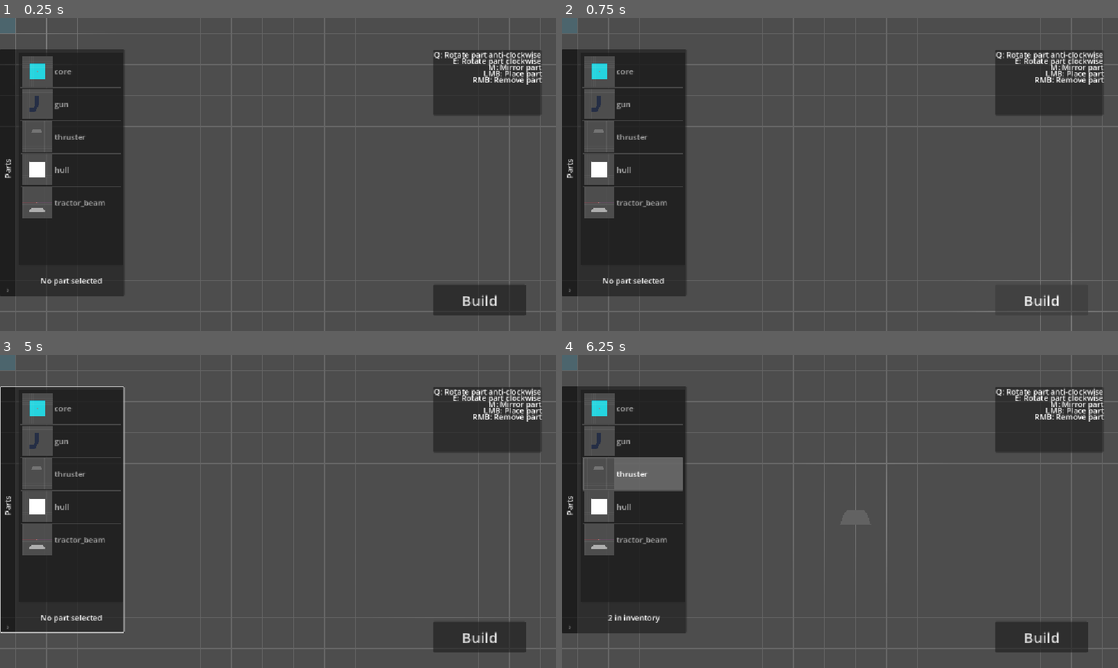
Above: before the commit, frames 1-4 (two rows, left to right).
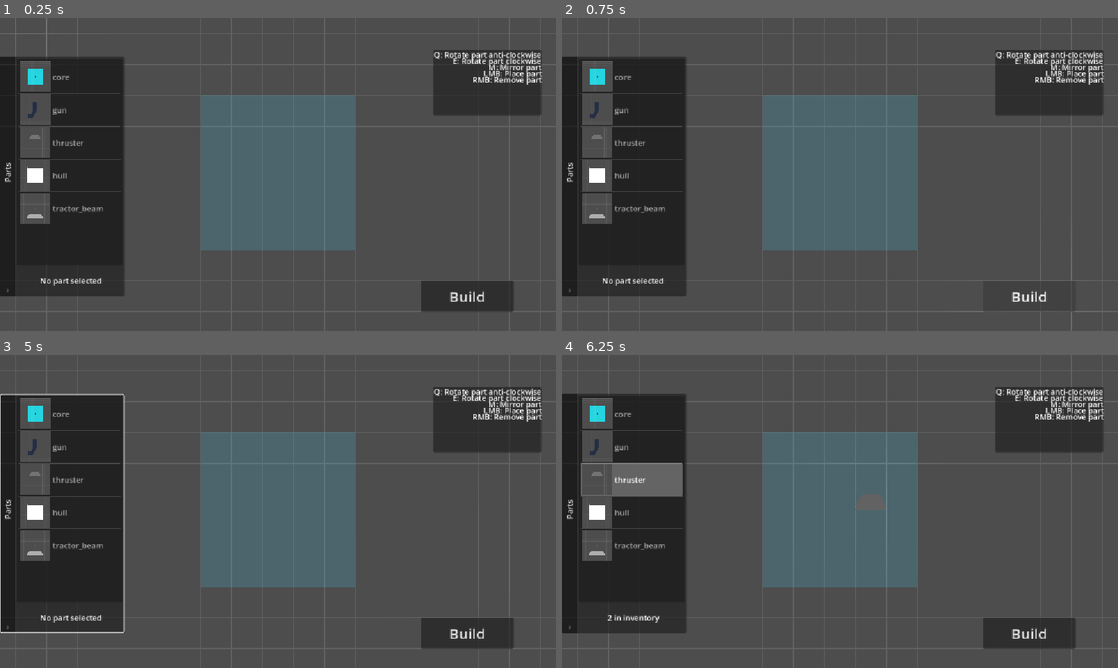
Above: after the commit, the same moments.

Repository: Taydo629/RogueSpace
Game: Godot game, scene res://scenes/ship_building_ui.tscn
Same seed, same stepped clock (60 frames per second), same inputs: the game is played once before the commit and once after it. This scene is started directly instead of the project's main scene.
Inputs (mouse positions are in pixels of both pictures, inside the frame that each line leads up to):
- Up to frame 1 (0.25 s): no input
- Up to frame 2 (0.75 s): click "Build" at 0.5 s
- Up to frame 3 (5 s): tap Enter at 1.25, 2.75, 4.25 s; move the mouse to (400, 495) at 1.27 s; hold Space (thrust) 1.28-2.03 s; hold E (e) 1.28-2.03 s; click (400, 495) at 1.42 s; move the mouse to (166, 527) at 2.02 s; tap E (e) at 2.1, 3.05, 3.8 s; click (166, 527) at 2.17 s; move the mouse to (333, 442) at 2.77 s; press the mouse at (333, 442) at 2.78 s; hold Space (thrust) 2.78-4.28 s; move the mouse to (250, 574) at 3.52 s; release the mouse at (250, 574) at 3.53 s; right-click (250, 574) at 3.6 s; click (250, 574) at 3.67 s; move the mouse to (444, 558) at 4.27 s; hold E (e) from 4.28 s (still down); click (444, 558) at 4.42 s; tap Tab (inventory) at 4.9 s
- Up to frame 4 (6.25 s): move the mouse to (673, 464) at 5.02 s; release E (e) at 5.03 s; tap E (e) at 5.1, 6.05 s; click (673, 464) at 5.17 s; tap Space (thrust) at 5.75 s; move the mouse to (867, 511) at 5.77 s; press the mouse at (867, 511) at 5.78 s

The runs differ from the first frame. In frame 1, 17% of the frame differs, in the area x 0-95%, y 0-95%; in frame 2, 16%; in frame 3, 17%; in frame 4, 17%.

Commit message:
part way through implementing statemachine

Diff:
--- a/scenes/main_game.tscn
+++ b/scenes/main_game.tscn
@@ -1,11 +1,9 @@
 [gd_scene format=3 uid="uid://g7i7nqney7q"]
 
 [ext_resource type="Script" uid="uid://dlqbmcwkrm6rx" path="res://scripts/main_game.gd" id="1_d2op2"]
-[ext_resource type="PackedScene" uid="uid://c8hlhmo4ds1i4" path="res://scenes/start_menu_ui.tscn" id="2_0rdsr"]
 [ext_resource type="PackedScene" uid="uid://c0nva578wdvmu" path="res://scenes/intro_guide.tscn" id="2_5cypo"]
-[ext_resource type="PackedScene" uid="uid://b87n71feakgwy" path="res://scenes/pause_menu_layer.tscn" id="3_ipu61"]
-[ext_resource type="PackedScene" uid="uid://bvlc506pxikp8" path="res://scenes/ship_building_layer.tscn" id="4_nqdth"]
-[ext_resource type="PackedScene" uid="uid://ds8t7yfbj4qfp" path="res://scenes/station_ui_layer.tscn" id="7_2l77h"]
+[ext_resource type="Script" uid="uid://car1u56qv04q6" path="res://scripts/state_machine.gd" id="4_5cypo"]
+[ext_resource type="Script" uid="uid://fs53e73vr78y" path="res://scripts/main_ui_layer.gd" id="4_o6v7o"]
 [ext_resource type="PackedScene" uid="uid://dyxopugemdibc" path="res://scenes/level_gen_component.tscn" id="7_nqdth"]
 [ext_resource type="PackedScene" uid="uid://tqn70usw28ix" path="res://scenes/player.tscn" id="8_70vka"]
 [ext_resource type="Texture2D" uid="uid://7311c1hg8dft" path="res://assets/Space-Background-Image-2-1024x682.jpg" id="13_wjob3"]
@@ -25,21 +23,13 @@
 offset_bottom = 8184.0
 theme_override_styles/panel = SubResource("StyleBoxTexture_8xp80")
 
-[node name="IntroGuide" parent="." unique_id=853896309 instance=ExtResource("2_5cypo")]
-visible = false
+[node name="MainUILayer" type="CanvasLayer" parent="." unique_id=1008782413]
+script = ExtResource("4_o6v7o")
 
-[node name="StartMenuLayer" parent="." unique_id=1867863094 instance=ExtResource("2_0rdsr")]
+[node name="UIStateMachine" type="Node" parent="MainUILayer" unique_id=315885142]
+script = ExtResource("4_5cypo")
 
-[node name="PauseMenuLayer" parent="." unique_id=964519202 instance=ExtResource("3_ipu61")]
-process_mode = 2
-visible = false
-
-[node name="ShipBuildingLayer" parent="." unique_id=109807577 instance=ExtResource("4_nqdth")]
-process_mode = 4
-visible = false
-
-[node name="StationUILayer" parent="." unique_id=1766307865 instance=ExtResource("7_2l77h")]
-process_mode = 4
+[node name="IntroGuide" parent="MainUILayer" unique_id=853896309 instance=ExtResource("2_5cypo")]
 visible = false
 
 [node name="LevelGenComponent" parent="." unique_id=1697448056 instance=ExtResource("7_nqdth")]
--- a/scenes/ship_building_ui.tscn
+++ b/scenes/ship_building_ui.tscn
@@ -1,29 +1,30 @@
 [gd_scene format=3 uid="uid://blofhoxjvbs5y"]
 
-[ext_resource type="Script" uid="uid://ce74wyeeg0ext" path="res://scripts/ship_building_layer.gd" id="1_bkqmw"]
+[ext_resource type="Script" uid="uid://c0d2hed1gmp4k" path="res://scripts/ship_building_ui.gd" id="1_ps2en"]
 [ext_resource type="Shader" uid="uid://cvvodjxutsgje" path="res://shaders/ship_building_ui.gdshader" id="2_ps2en"]
 
 [sub_resource type="ShaderMaterial" id="ShaderMaterial_n1a5j"]
 shader = ExtResource("2_ps2en")
 shader_parameter/grid_size = 64.0000029925
 shader_parameter/line_width = 1.0
-shader_parameter/line_default_a = 0.250000011875
+shader_parameter/line_default_a = 0.2000000095
 shader_parameter/circle_size = 200.0000094525
 shader_parameter/mouse_pos = Vector2(63.265, 32.475)
 
-[node name="ShipBuildingLayer" type="Control" unique_id=542883084]
+[node name="ShipBuildingUI" type="Control" unique_id=542883084]
+process_mode = 3
 layout_mode = 3
-anchors_preset = 0
-script = ExtResource("1_bkqmw")
+anchor_right = 1.0
+anchor_bottom = 1.0
+script = ExtResource("1_ps2en")
 
 [node name="TextureRect" type="ColorRect" parent="." unique_id=2099780365]
 z_index = -3
 material = SubResource("ShaderMaterial_n1a5j")
 layout_mode = 1
 anchors_preset = -1
-offset_left = -1.0
-offset_right = 1153.0
-offset_bottom = 647.0
+anchor_right = 1.0
+anchor_bottom = 1.0
 grow_horizontal = 2
 grow_vertical = 2
 pivot_offset = Vector2(575, 324)
@@ -31,18 +32,25 @@
 
 [node name="Panel" type="Panel" parent="." unique_id=343043088]
 layout_mode = 1
+anchors_preset = -1
+anchor_right = 1.0
+anchor_bottom = 1.0
 offset_left = 898.0
 offset_top = 66.0
-offset_right = 1122.0
-offset_bottom = 202.0
+offset_right = -30.0
+offset_bottom = -446.0
 
 [node name="KeyHelp" type="Label" parent="Panel" unique_id=1387154647]
 layout_mode = 1
 anchors_preset = -1
-anchor_right = 1.0
-anchor_bottom = 1.0
-offset_top = -2.0
-offset_bottom = -2.0
+anchor_left = -3.9370003
+anchor_top = -0.485
+anchor_right = 1.205
+anchor_bottom = 4.2790003
+offset_left = 881.88806
+offset_top = 63.96
+offset_right = -45.920013
+offset_bottom = -447.94403
 grow_horizontal = 0
 theme_override_constants/line_spacing = -10
 text = "Q: Rotate part anti-clockwise
@@ -54,17 +62,21 @@
 
 [node name="ShipBuildingUI" type="Control" parent="." unique_id=1932583675]
 layout_mode = 1
-anchors_preset = 15
 anchor_right = 1.0
 anchor_bottom = 1.0
 grow_horizontal = 2
 grow_vertical = 2
 
 [node name="FoldableContainer" type="FoldableContainer" parent="ShipBuildingUI" unique_id=1146177033]
-layout_mode = 0
+layout_mode = 1
+anchors_preset = -1
+anchor_right = 1.0
+anchor_bottom = 1.0
 offset_top = 576.0
-offset_right = 512.0
-offset_bottom = 834.0
+offset_right = -656.0
+offset_bottom = 186.0
+grow_horizontal = 2
+grow_vertical = 2
 rotation = -1.5707964
 title = "Parts"
 title_alignment = 1
@@ -74,13 +86,14 @@
 
 [node name="ItemList" type="ItemList" parent="ShipBuildingUI/FoldableContainer/Control" unique_id=1903116467]
 layout_mode = 1
-anchors_preset = 15
+anchors_preset = -1
+anchor_left = 0.123
 anchor_right = 1.0
-anchor_bottom = 1.0
-offset_left = 500.0
-offset_top = 4.000022
-offset_right = 212.0
-offset_bottom = 225.00003
+anchor_bottom = 1.0090001
+offset_left = 427.976
+offset_top = 2.1457672e-05
+offset_right = 219.0
+offset_bottom = 207.02902
 grow_horizontal = 2
 grow_vertical = 2
 rotation = 1.5707964
@@ -104,17 +117,15 @@
 
 [node name="BuildButton" type="Button" parent="ShipBuildingUI" unique_id=1465284840]
 layout_mode = 1
-anchors_preset = 3
-anchor_left = 1.0
-anchor_top = 1.0
+anchors_preset = 15
 anchor_right = 1.0
 anchor_bottom = 1.0
-offset_left = 898.0
-offset_top = 552.0
-offset_right = 1090.0
-offset_bottom = 616.0
-grow_horizontal = 0
-grow_vertical = 0
+offset_left = 872.0
+offset_top = 544.0
+offset_right = -88.0
+offset_bottom = -40.0
+grow_horizontal = 2
+grow_vertical = 2
 theme_override_font_sizes/font_size = 30
 text = "Build"
 
--- a/scripts/main_game.gd
+++ b/scripts/main_game.gd
@@ -7,19 +7,21 @@
 @onready var station_ui_layer: CanvasLayer = $StationUILayer
 @onready var intro_guide: Control = $IntroGuide
 @onready var player: Player = $LevelGenComponent/Player
+@onready var ui_state_machine: StateMachine = $UIStateMachine
 
 func _ready() -> void:
-	start_menu_layer.start.connect(start_game)
-	start_menu_layer.option.connect(options)
-	start_menu_layer.exit.connect(exit)
-	pause_menu_layer.resume.connect(resume_game)
-	pause_menu_layer.option.connect(options)
-	pause_menu_layer.exit.connect(exit)
-	intro_guide.guide_end.connect(exit_guide)
-	station_ui_layer.exit_station.connect(exit_station)
-	station_ui_layer.enter_build.connect(start_building)
-	station_ui_layer.jump_to_new_level.connect(generate_level)
-	ship_building_layer.build_complete.connect(exit_building)
+	# Initialise state machine here
+	#start_menu_layer.start.connect(start_game)
+	#start_menu_layer.option.connect(options)
+	#start_menu_layer.exit.connect(exit)
+	#pause_menu_layer.resume.connect(resume_game)
+	#pause_menu_layer.option.connect(options)
+	#pause_menu_layer.exit.connect(exit)
+	#intro_guide.guide_end.connect(exit_guide)
+	#station_ui_layer.exit_station.connect(exit_station)
+	#station_ui_layer.enter_build.connect(start_building)
+	#station_ui_layer.jump_to_new_level.connect(generate_level)
+	#ship_building_layer.build_complete.connect(exit_building)
 	level_gen_component.level_generated.connect(player.new_level)
 	level_gen_component.generate_level()
 
--- /dev/null
+++ b/scripts/main_ui_layer.gd
@@ -0,0 +1,7 @@
+extends CanvasLayer
+
+@onready var ui_state_machine: StateMachine = $UIStateMachine
+
+func _ready() -> void:
+	var states: Array[State] = []
+	ui_state_machine.start_machine(states)
--- a/scripts/ship_building_layer.gd
+++ b/scripts/ship_building_layer.gd
@@ -3,19 +3,33 @@
 @onready var item_list: ItemList = $ShipBuildingUI/FoldableContainer/Control/ItemList
 @onready var item_info_label: Label = $ShipBuildingUI/FoldableContainer/Control/ItemInfoLabel
 @onready var texture_rect: ColorRect = $TextureRect
+@onready var build_area: Polygon2D = $BuildArea
 
 var instantiated_item: RigidBody2D
 var instantiated_part: Part
 var selected_item_idx: int
 var current_mouse_pos: Vector2 = Vector2.ZERO
-var y_range: Array = [128,512]
-var x_range: Array = [384,768]
+var grid_dim: float = 5
+var grid_size: float = 64
+var y_range: Array
+var x_range: Array
 var building_dict: Dictionary = {}
 
 signal build_complete
 
 func _ready() -> void:
-	print(texture_rect.position)
+	get_tree().paused = true
+	texture_rect.material.set_shader_parameter("grid_size", grid_size)
+	var viewport_size: Vector2 = get_viewport_rect().size
+	var grid_centre_x: float = int((viewport_size.x/grid_size)/2) * grid_size
+	var grid_centre_y: float = int((viewport_size.y/grid_size)/2) * grid_size
+	build_area.scale = Vector2(grid_dim,grid_dim)
+	build_area.global_position = Vector2(grid_centre_x,grid_centre_y)
+	var grid_edge_dist_from_centre: float = grid_dim * grid_size / 2.0
+	y_range = [grid_centre_y - grid_edge_dist_from_centre, grid_centre_y + grid_edge_dist_from_centre]
+	x_range = [grid_centre_x - grid_edge_dist_from_centre, grid_centre_x + grid_edge_dist_from_centre]
+	print(y_range)
+	print(x_range)
 	start_build()
 
 func start_build() -> void:
@@ -84,7 +98,11 @@
 func move_part(position: Vector2) -> void:
 	## Get the grid position so that parts are on a grid.
 	var mouse_pos = position
-	var pos = Vector2(mouse_pos.x -fmod(mouse_pos.x, 64),mouse_pos.y -fmod(mouse_pos.y, 64)) + Vector2(32,32)
+	# Get mouse pos and convert into grid coordinates
+	# Grid starts at 0 with half a grid hence adding half a grid to the mouse pos to offset.
+	# By subtracting the modulus we get snapping to the grid.
+	var pos = Vector2(mouse_pos.x + grid_size/2 - fmod(mouse_pos.x + grid_size/2, grid_size),
+						mouse_pos.y + grid_size/2 - fmod(mouse_pos.y + grid_size/2, grid_size))
 	# Handle parts positioning and handle when mouse pos is outside of building area.
 	if pos.x >= x_range[0] and pos.x <= x_range[1] and pos.y <= y_range[1] and pos.y >= y_range[0] :
 		instantiated_item.visible = true
--- /dev/null
+++ b/scripts/ship_building_ui.gd
@@ -0,0 +1,223 @@
+extends Control
+
+@onready var item_list: ItemList = $ShipBuildingUI/FoldableContainer/Control/ItemList
+@onready var item_info_label: Label = $ShipBuildingUI/FoldableContainer/Control/ItemInfoLabel
+@onready var texture_rect: ColorRect = $TextureRect
+@onready var build_area: Polygon2D = $BuildArea
+
+var instantiated_item: RigidBody2D
+var instantiated_part: Part
+var selected_item_idx: int
+var current_mouse_pos: Vector2 = Vector2.ZERO
+var grid_dim: float = 5
+var grid_size: float = 64
+var y_range: Array
+var x_range: Array
+var building_dict: Dictionary = {}
+
+signal build_complete
+
+func _ready() -> void:
+	get_tree().paused = true
+	texture_rect.material.set_shader_parameter("grid_size", grid_size)
+	var viewport_size: Vector2 = get_viewport_rect().size
+	var grid_centre_x: float = int((viewport_size.x/grid_size)/2) * grid_size
+	var grid_centre_y: float = int((viewport_size.y/grid_size)/2) * grid_size
+	build_area.scale = Vector2(grid_dim,grid_dim)
+	build_area.global_position = Vector2(grid_centre_x,grid_centre_y)
+	var grid_edge_dist_from_centre: float = grid_dim * grid_size / 2.0
+	y_range = [grid_centre_y - grid_edge_dist_from_centre, grid_centre_y + grid_edge_dist_from_centre]
+	x_range = [grid_centre_x - grid_edge_dist_from_centre, grid_centre_x + grid_edge_dist_from_centre]
+	print(y_range)
+	print(x_range)
+	start_build()
+
+func start_build() -> void:
+	building_dict.clear()
+	item_list.clear()
+	for value in ShipInfo.ship_graph.values():
+		var part: Part = value.part
+		Inventory.add_item(part)
+	update_partlist()
+
+func _input(event: InputEvent) -> void:
+	if event is InputEventMouseMotion:
+		texture_rect.material.set_shader_parameter("mouse_pos", event.position)
+		if instantiated_item != null:
+			move_part(event.position)
+	elif event is InputEventKey and event.pressed == true:
+		if event.as_text_keycode() == "E":
+			rotate_part(1)
+		elif event.as_text_keycode() == "Q":
+			rotate_part(-1)
+		elif event.as_text_keycode() == "M":
+			mirror_part()
+	elif event is InputEventMouseButton and event.pressed == true:
+		if event.button_index == 1:
+			place_part()
+		elif event.button_index == 2:
+			remove_part()
+
+func place_part() -> void:
+	if current_mouse_pos != Vector2.ZERO:
+		var grid_pos: Vector2 = (Vector2(current_mouse_pos) - Vector2(x_range[0],y_range[0]) - Vector2(32,32))/64
+		if str(grid_pos) not in building_dict.keys():
+			var node_dict: Dictionary = {
+				"part": instantiated_part,
+				"instance": instantiated_item,
+				"grid_pos": grid_pos,
+				"rotation": instantiated_item.rotation,
+				"scale": instantiated_item.scale
+			}
+			building_dict.set(str(grid_pos),node_dict)
+			if check_part_owned(instantiated_part):
+				instantiate_part(instantiated_part)
+				Inventory.remove_item(instantiated_part)
+				item_info_label.text = str(Inventory.inventory.count(instantiated_part), " in inventory")
+		else:
+			print("A part is already placed here!")
+	else:
+		print("Mouse out of bounds!")
+
+func remove_part() -> void:
+	if current_mouse_pos != Vector2.ZERO:
+		var grid_pos: Vector2 = (Vector2(current_mouse_pos) - Vector2(x_range[0],y_range[0]) - Vector2(32,32))/64
+		if str(grid_pos) in building_dict.keys():
+			var node = building_dict.get(str(grid_pos))
+			node.instance.queue_free()
+			Inventory.add_item(node.part)
+			if node.part.name == get_selected_part_name():
+				item_info_label.text = str(Inventory.inventory.count(node.part), " in inventory")
+			building_dict.erase(str(grid_pos))
+			print("Part removed")
+		else:
+			print("No part to remove!")
+	else:
+		print("Mouse out of bounds!")
+
+func move_part(position: Vector2) -> void:
+	## Get the grid position so that parts are on a grid.
+	var mouse_pos = position
+	# Get mouse pos and convert into grid coordinates
+	# Grid starts at 0 with half a grid hence adding half a grid to the mouse pos to offset.
+	# By subtracting the modulus we get snapping to the grid.
+	var pos = Vector2(mouse_pos.x + grid_size/2 - fmod(mouse_pos.x + grid_size/2, grid_size),
+						mouse_pos.y + grid_size/2 - fmod(mouse_pos.y + grid_size/2, grid_size))
+	# Handle parts positioning and handle when mouse pos is outside of building area.
+	if pos.x >= x_range[0] and pos.x <= x_range[1] and pos.y <= y_range[1] and pos.y >= y_range[0] :
+		instantiated_item.visible = true
+		instantiated_item.position = pos
+		current_mouse_pos = pos
+	else:
+		instantiated_item.visible = false
+		current_mouse_pos = Vector2.ZERO
+	instantiated_item.position = pos
+
+func rotate_part(direction: int) -> void:
+	if instantiated_item != null:
+		instantiated_item.rotate(0.5 * PI * direction)
+
+func mirror_part() -> void:
+	if instantiated_item != null:
+		instantiated_item.scale *= Vector2(-1,1)
+
+func instantiate_part(part: Part) -> void:
+	instantiated_part = part
+	instantiated_item = part.scene.instantiate()
+	instantiated_item.visible = false
+	add_child(instantiated_item)
+
+func kill_selected_part() -> void:
+	if instantiated_item != null:
+		instantiated_item.queue_free()
+		instantiated_part = null
+		instantiated_item = null
+
+func update_partlist() -> void:
+	var already_added_part: Array[Part]
+	for part in Inventory.inventory:
+		if part not in already_added_part:
+			item_list.add_item(part.name, part.image)
+			already_added_part.append(part)
+
+func get_selected_part_name() -> String:
+	return item_list.get_item_text(selected_item_idx)
+
+func check_part_owned(part: Part) -> bool:
+	if part in Inventory.inventory:
+		return true
+	else:
+		return false
+
+func update_partinfo(idx: int) -> Part:
+	var number_of_selected_part:int = 0
+	var selected_part_name: String = item_list.get_item_text(idx)
+	var selected_part: Part = null
+	for part in Inventory.inventory:
+		if part.name == selected_part_name:
+			number_of_selected_part += 1
+			if selected_part == null:
+				selected_part = part
+	item_info_label.text = str(number_of_selected_part, " in inventory")
+	return selected_part
+
+
+## Function to assign parts neighbors.
+##
+## If no neighbors are present or core part is missing will return false.
+## Otherwise will return true.
+func assign_neighbors() -> bool:
+	var core_present: bool = false
+	for current_node in building_dict.values():
+		if current_node.part.name == "core":
+			core_present = true
+		var possible_direction_array: Array[Vector2] = [Vector2(1,0),Vector2(0,1),Vector2(-1,0),Vector2(0,-1)]
+		var possible_neighbor_pos: Array = possible_direction_array.map(func(i): return i + current_node.grid_pos)
+		var neighbor_array: Array[String] = []
+		for neighbor_node in building_dict.values():
+			if neighbor_node.grid_pos in possible_neighbor_pos:
+				neighbor_array.append(str(neighbor_node.grid_pos))
+		if neighbor_array.is_empty():
+			print("Part has no neighbors!")
+			return false
+		current_node.set("neighbors", neighbor_array)
+	if not core_present:
+		print("Ship has no core!")
+		return false
+	return true
+
+func _on_item_list_item_selected(index: int) -> void:
+	selected_item_idx = index
+	var selected_part = update_partinfo(index)
+
+	if selected_part != null:
+		instantiate_part(selected_part)
+	else:
+		kill_selected_part()
+		if check_part_owned(selected_part):
+			instantiate_part(selected_part)
+
+func _on_build_button_pressed() -> void:
+	if building_dict.is_empty():
+		print("No parts are placed!")
+		return
+	if assign_neighbors():
+		ShipInfo.initialise_ship(building_dict, (y_range[1]-y_range[0])/64)
+		clear_build_and_exit()
+
+func clear_build_and_exit() -> void:
+	# First clear any reference of part nodes
+	if is_instance_valid(instantiated_item):
+		instantiated_item.queue_free()
+		instantiated_item = null
+	instantiated_part = null
+	selected_item_idx = 0
+	current_mouse_pos = Vector2.ZERO
+
+	# Then remove part nodes
+	for child in get_children():
+		if child is RigidBody2D:
+			child.queue_free()
+
+	build_complete.emit()
+	get_tree().paused = false
--- /dev/null
+++ b/scripts/state.gd
@@ -0,0 +1,17 @@
+class_name State
+
+func enter() -> void:
+	pass
+
+func exit() -> void:
+	pass
+
+func process(_delta: float) -> void:
+	pass
+
+func physics_process(_delta: float) -> void:
+	pass
+
+func get_state_name() -> String:
+	push_error("Method get_state_name() must be defined.")
+	return ""
--- /dev/null
+++ b/scripts/state_machine.gd
@@ -0,0 +1,62 @@
+class_name StateMachine extends Node
+
+
+@export var is_log_enabled: bool = false
+
+var is_running: bool = false
+
+var current_state: State
+var states: Dictionary = {}
+var _parent_node_name: String
+
+
+# Start this state machine
+func start_machine(init_states: Array[State]) -> void:
+	_parent_node_name = get_parent().name
+
+	for state in init_states:
+		states[state.get_state_name()] = state
+
+	current_state = init_states[0]
+
+	if is_log_enabled:
+		print("[%s]: Entering state \"%s\"" % [_parent_node_name, current_state.get_state_name()])
+
+	current_state.enter()
+	is_running = true
+
+
+func _input(event: InputEvent) -> void:
+	current_state.input(event)
+
+
+func _process(delta: float) -> void:
+	current_state.process(delta)
+
+
+func _physics_process(delta: float) -> void:
+	current_state.physics_process(delta)
+
+
+# Attempt a transition to the new state.
+# @param new_state The name of the new state to transition to.
+func transition(new_state_name: String) -> void:
+	var new_state: State = states.get(new_state_name)
+	var current_state_name = current_state.get_state_name()
+
+	if new_state == null:
+		push_error("An attempt has been made to transition to a non-existent state (%s)." % new_state_name)
+	elif new_state != current_state:
+
+		if is_log_enabled:
+			print("[%s]: Exiting state \"%s\"" % [_parent_node_name, current_state_name])
+
+		current_state.exit()
+		current_state = states[new_state.get_state_name()]
+
+		if is_log_enabled:
+			print("[%s]: Entering state \"%s\"" % [_parent_node_name, current_state.get_state_name()])
+
+		current_state.enter()
+	else:
+		push_warning("An attempt to transition to the current state has been made. Ignoring request.")
--- /dev/null
+++ b/scripts/ui_state.gd
@@ -0,0 +1,8 @@
+class_name UIState extends State
+
+var state_machine: StateMachine
+var canvas_layer: CanvasLayer
+
+func _init(ui_layer: CanvasLayer) -> void:
+	canvas_layer = ui_layer
+	state_machine = canvas_layer.ui_state_machine
Not shown, added: scripts/main_ui_layer.gd.uid
Not shown, added: scripts/ship_building_ui.gd.uid
Not shown, added: scripts/state.gd.uid
Not shown, added: scripts/state_machine.gd.uid
Not shown, added: scripts/ui_state.gd.uid
